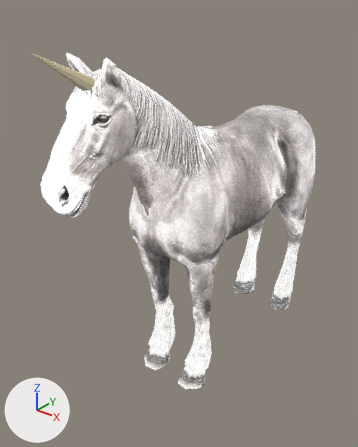
The glTF model apps/frontend/public/assets/monsters/unicorn.glb, before and after one commit.
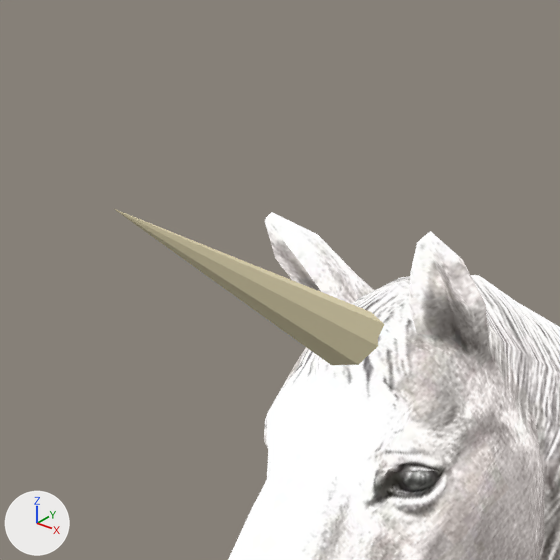
Each version appears first whole from a 50 mm camera at (1.648, -2.449, 2.369) aimed at (-0.149, -0.204, 0.977), and next in a close-up on the part from 0% to 39% of the width and 0% to 31% of the height. The axes (+X, +Y, +Z) are drawn at lower left. The lights are the same throughout. The older version's two pictures come first. Where no turn or scale is listed for an object, it has been applied to the vertices.
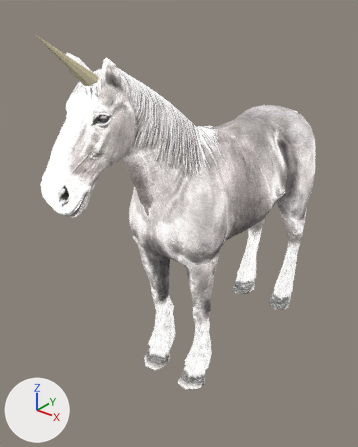
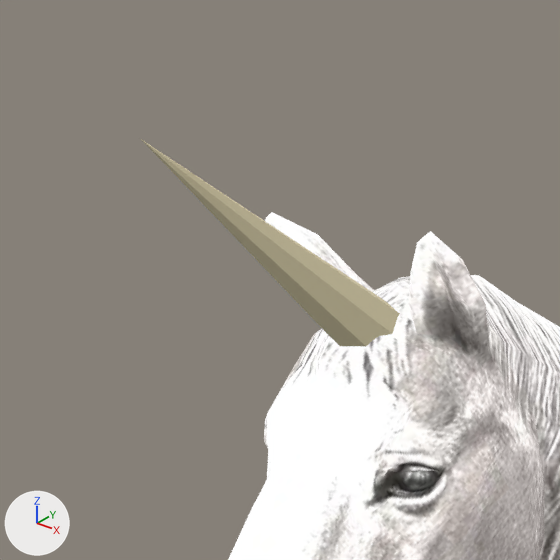
Location of each change, [x1, y1, x2, y2] in pixels of the close-ups (560 x 560 px):
```json
{"object": "Cone", "change": "turned", "before": [114, 209, 384, 365], "after": [141, 139, 400, 347]}
```

Scene script edits in JSON lines:
```json
{"op": "set", "path": "ob_cone.rotation_euler", "old": "(1.05, 0.0, 0.0)", "new": "(0.896, 0.0, 0.0)", "note": "degrees (60, 0, 0) -> degrees (51, 0, 0)"}
```
